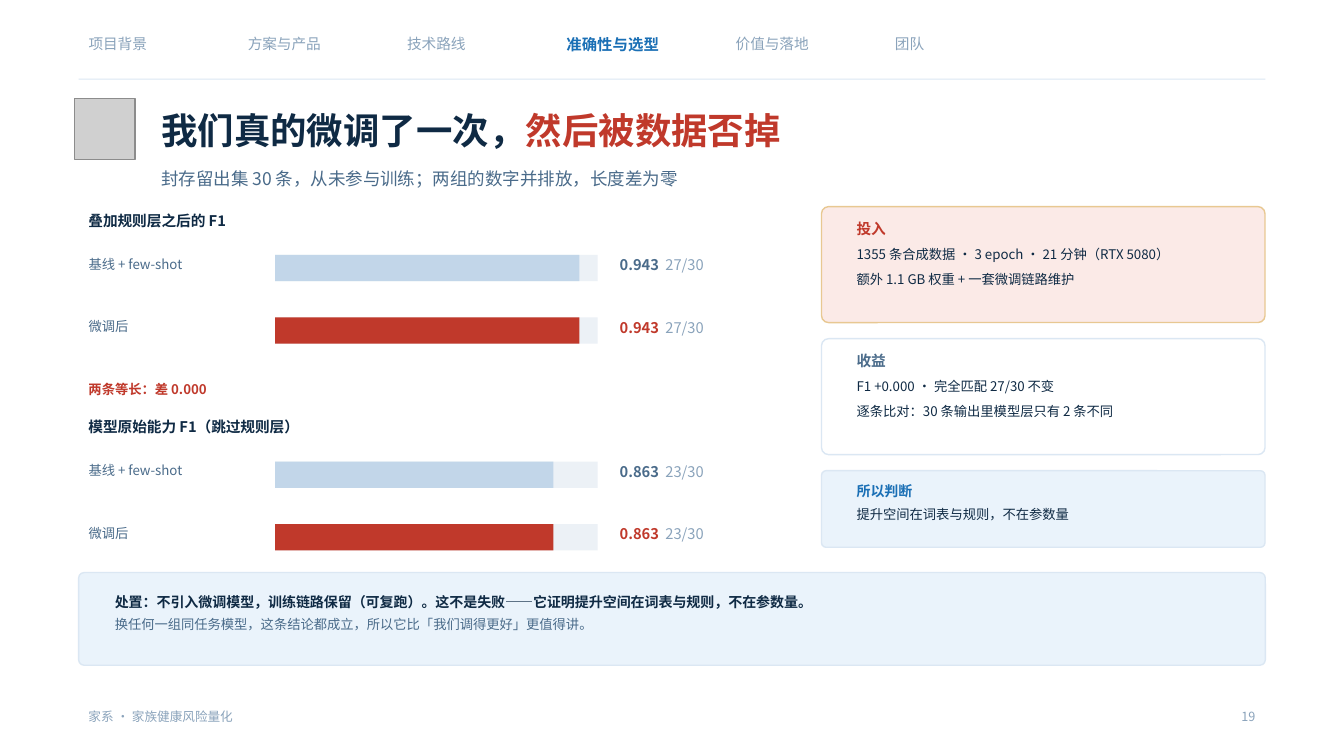
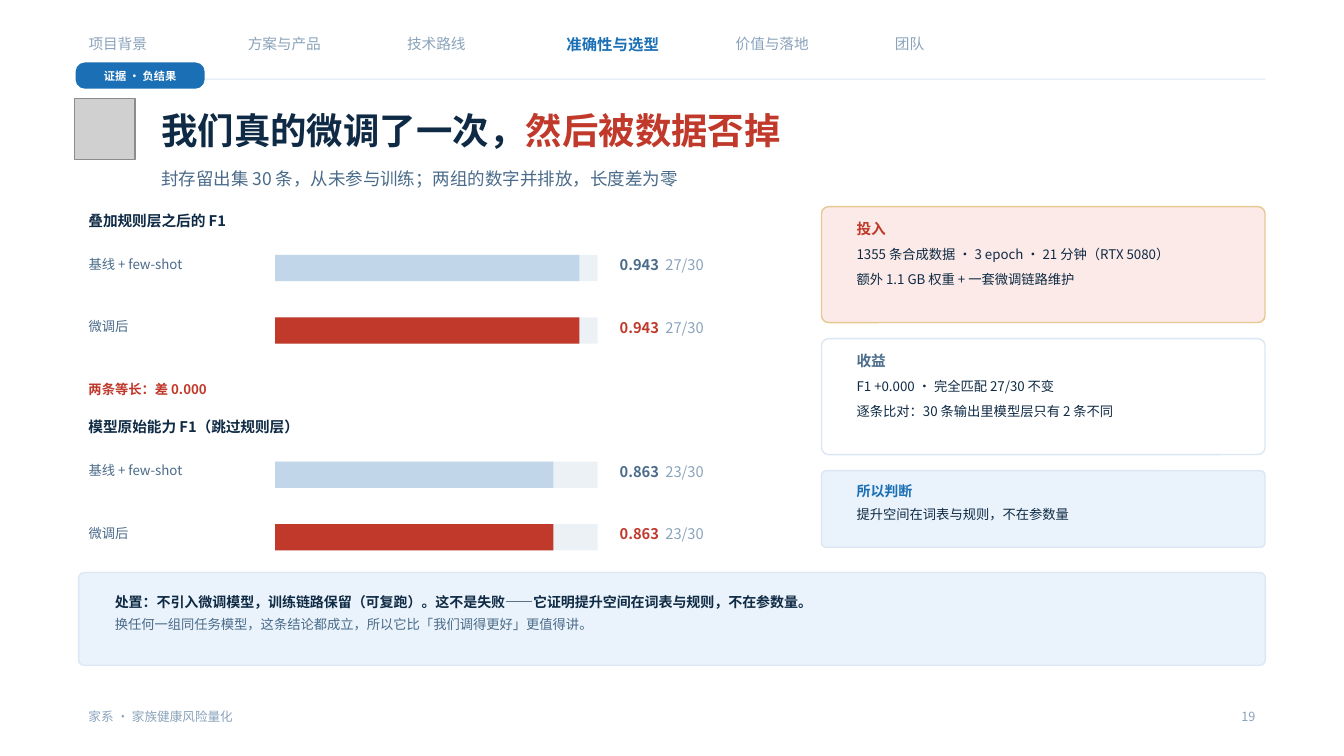
Before and after one commit to NimuStudio/jiaxi, a slide deck: slide 19 of deliverables/家系-答辩-v2.pptx. Drawn at 1344x756 pixels with LibreOffice and Linux fonts; fonts in the diff are those of the drawing; grey boxes stand for pictures; background and template pictures are left out. Boxes give left, top, right and bottom in pixels: in the first picture for what was removed or moved away, otherwise in the second. Text is boxed around its words. In the diff, an @@ line names an element or a change of style, - is before the commit and + after.

```diff
--- a/deliverables/家系-答辩-v2.pptx
+++ b/deliverables/家系-答辩-v2.pptx
@@ rounded rectangle added at bbox=[76, 63, 205, 89], fill #1A6FB5, 8 pt, text #FFFFFF, bold @@
+证据 · 负结果
```
Also in this commit, not shown: 19 other slides changed, 1 slide added.
